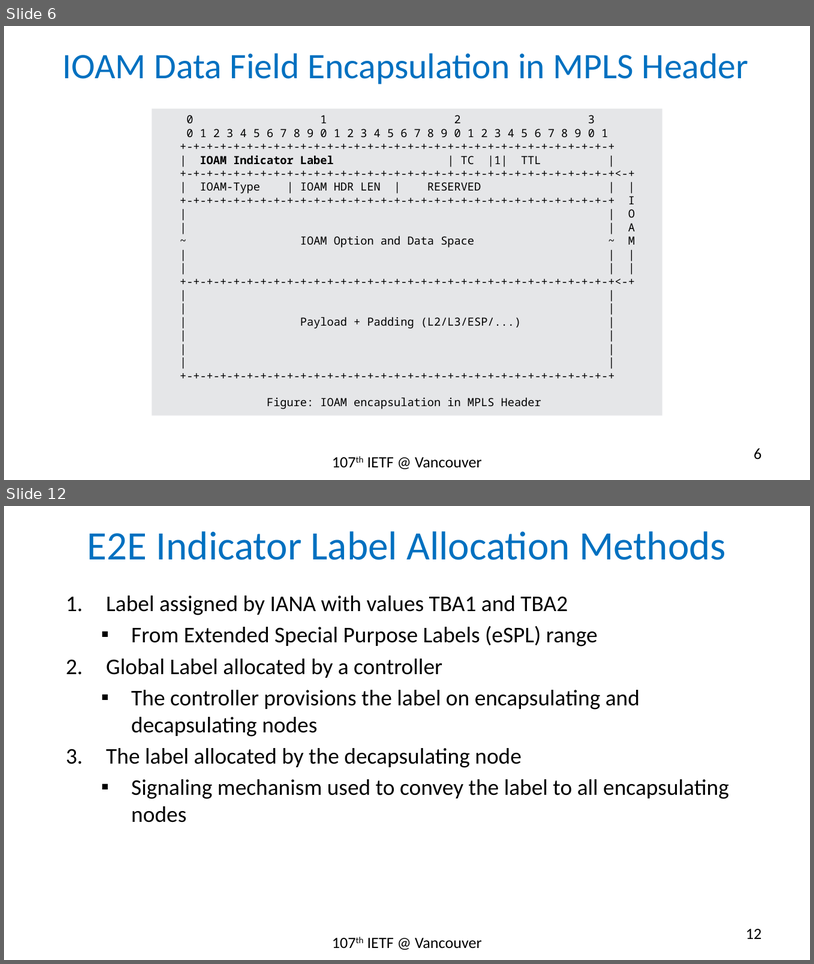
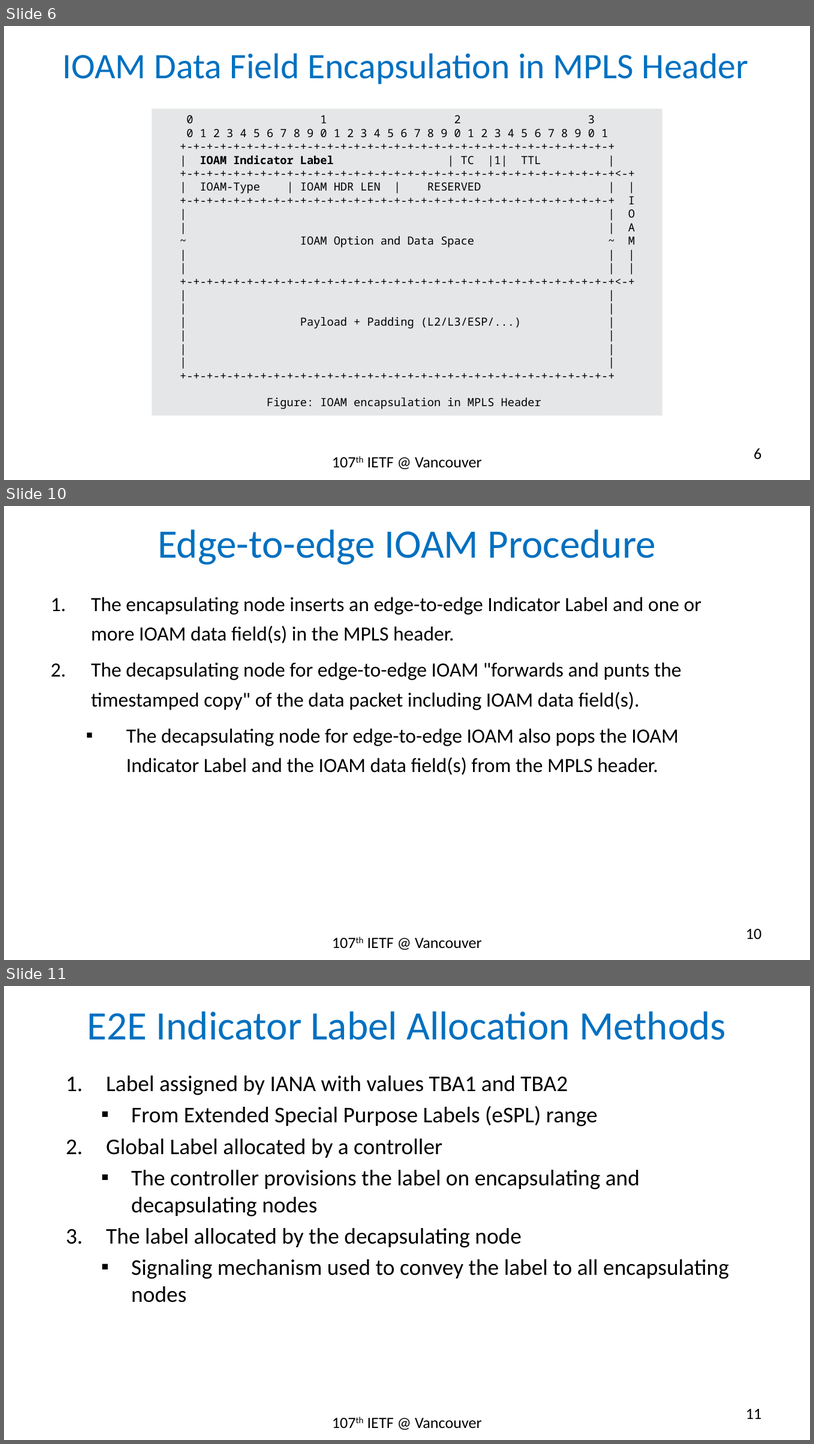
Before and after one commit to rakgandhi/ietf-slides, a slide deck: draft-gandhi-mpls-ioam-sr-01.pptx. Shown one above the other, each under a label of ours: slides 6 and 12 before the commit, slides 6, 10 and 11 after it; the slides between them are not shown. The pictures are 814x964 and 814x1444 pixels, drawn with LibreOffice and Linux fonts; fonts in the diff are those of the drawing. Boxes give left, top, right and bottom in pixels: in the first picture for what was removed or moved away, otherwise in the second. Text is boxed around its words. In the diff, an @@ line names an element or a change of style, - is before the commit and + after.

```diff
--- a/draft-gandhi-mpls-ioam-sr-01.pptx
+++ b/draft-gandhi-mpls-ioam-sr-01.pptx
@@ slide 10 added at (4,506,810,960), background #FFFFFF @@
@@ title added at (158,529,656,565), 36 pt, text #0070C0 @@
+Edge-to-edge IOAM Procedure
@@ text added at (91,597,702,775), 18 pt, text #000000 @@
+1. The encapsulating node inserts an edge-to-edge Indicator Label and one or more IOAM data field(s) in the MPLS header.
+2. The decapsulating node for edge-to-edge IOAM "forwards and punts the timestamped copy" of the data packet including IOAM data field(s).
+  ▪ The decapsulating node for edge-to-edge IOAM also pops the IOAM Indicator Label and the IOAM data field(s) from the MPLS header.
@@ text added at (368,937,482,948), 14 pt, text #000000 @@
+107th IETF @ Vancouver
@@ page number added at (746,928,762,939), 14 pt, text #000000 @@
+10
@@ what was slide 12 is now slide 11 @@
@@ page number at (746,1408,762,1419): text changed @@
-12
+11
```
Also in this commit, not shown: 6 slides changed, 1 other file.
